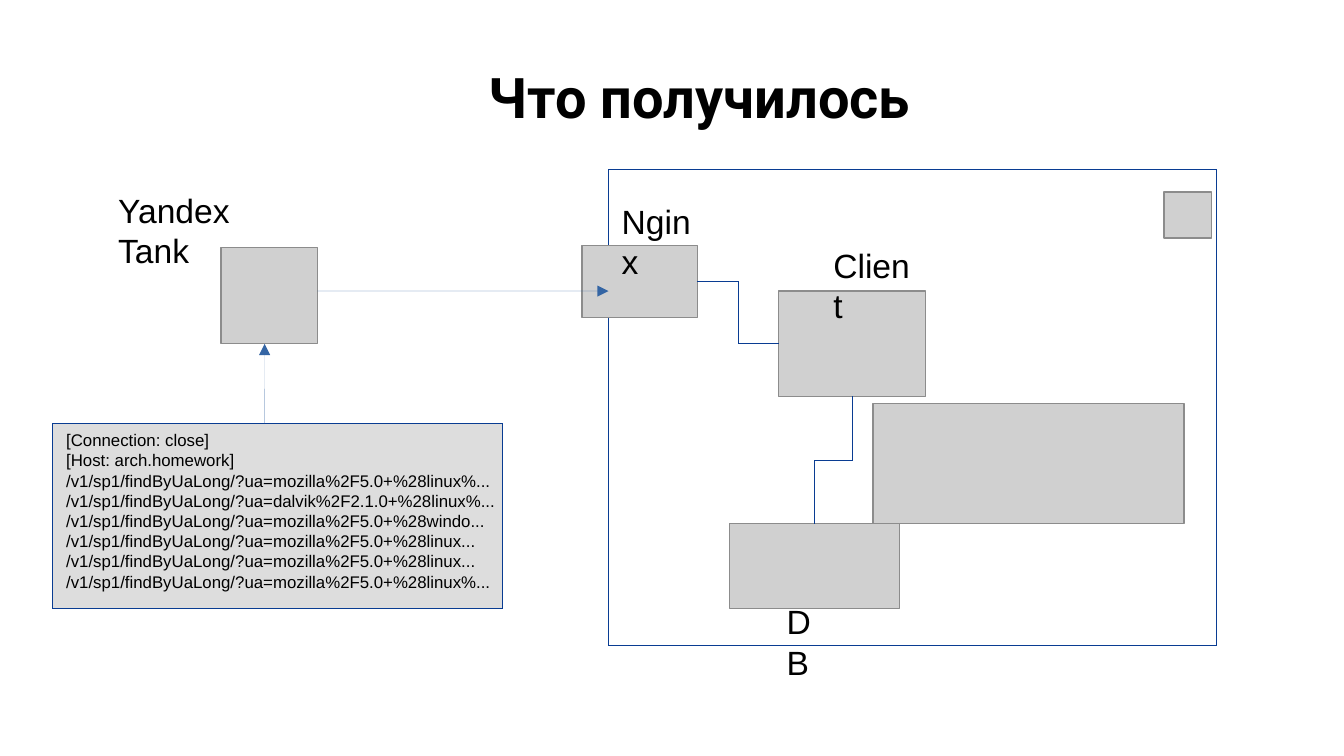
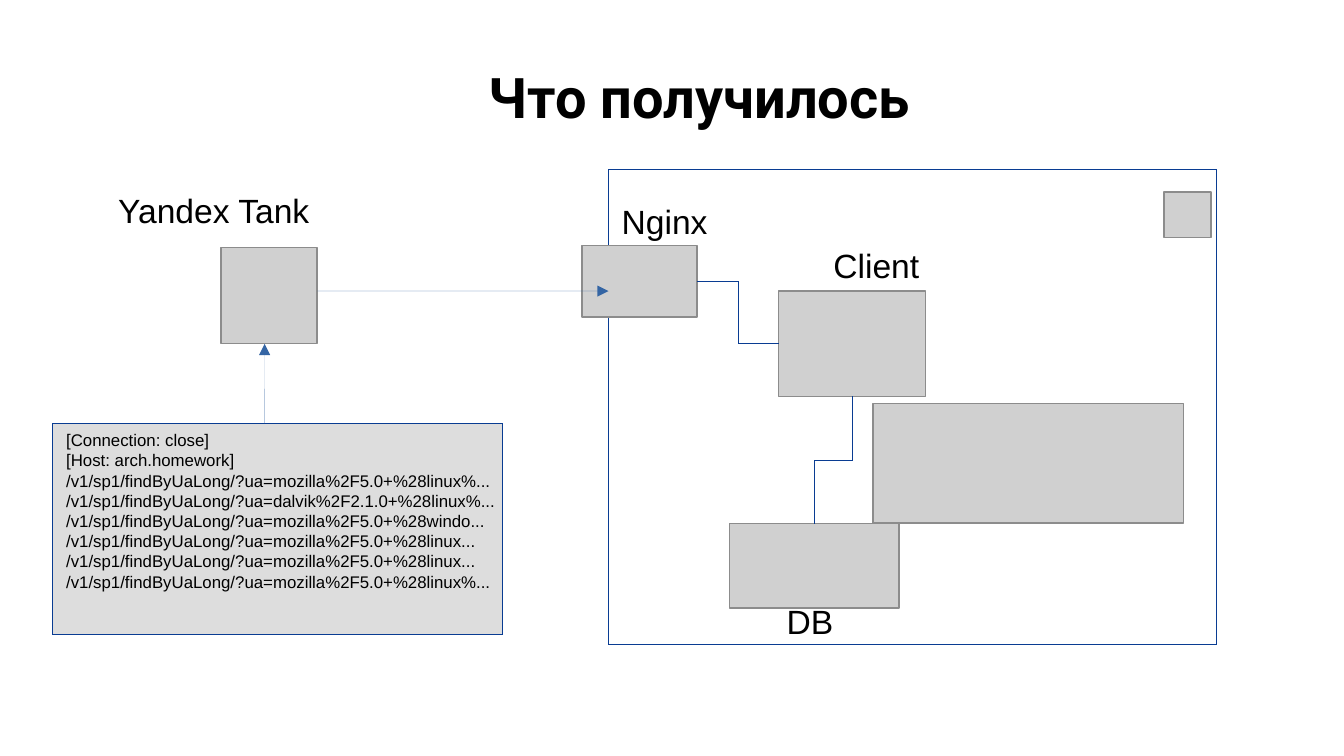
Before and after one commit to DmitryDK86/2023-Microservice-Architect, a slide deck: slide 10 of k8s/PROJ/Защита проекта распределенная справочная система на основе графовой БД.pptx. Drawn at 1344x756 pixels with LibreOffice and Linux fonts; fonts in the diff are those of the drawing; grey boxes stand for pictures; background and template pictures are left out. Boxes give left, top, right and bottom in pixels: in the first picture for what was removed or moved away, otherwise in the second. Text is boxed around its words. In the diff, an @@ line names an element or a change of style, - is before the commit and + after.

```diff
--- a/k8s/PROJ/Защита проекта распределенная справочная система на основе графовой БД.pptx
+++ b/k8s/PROJ/Защита проекта распределенная справочная система на основе графовой БД.pptx
@@ text "Yandex Tank" rewrapped from (x1=118, y1=198, x2=229, y2=264) to (x1=118, y1=198, x2=309, y2=224) @@
@@ text "Nginx" rewrapped from (x1=609, y1=195, x2=720, y2=246) to (x1=622, y1=209, x2=708, y2=240) @@
@@ text "Client" rewrapped from (x1=820, y1=238, x2=931, y2=289) to (x1=833, y1=253, x2=919, y2=279) @@
@@ rectangle resized from (x1=52, y1=423, x2=503, y2=609) to (x1=52, y1=423, x2=501, y2=634) @@
@@ text "DB" rewrapped from (x1=773, y1=594, x2=845, y2=645) to (x1=787, y1=607, x2=834, y2=634) @@
```
Also in this commit, not shown: 4 other slides changed.
